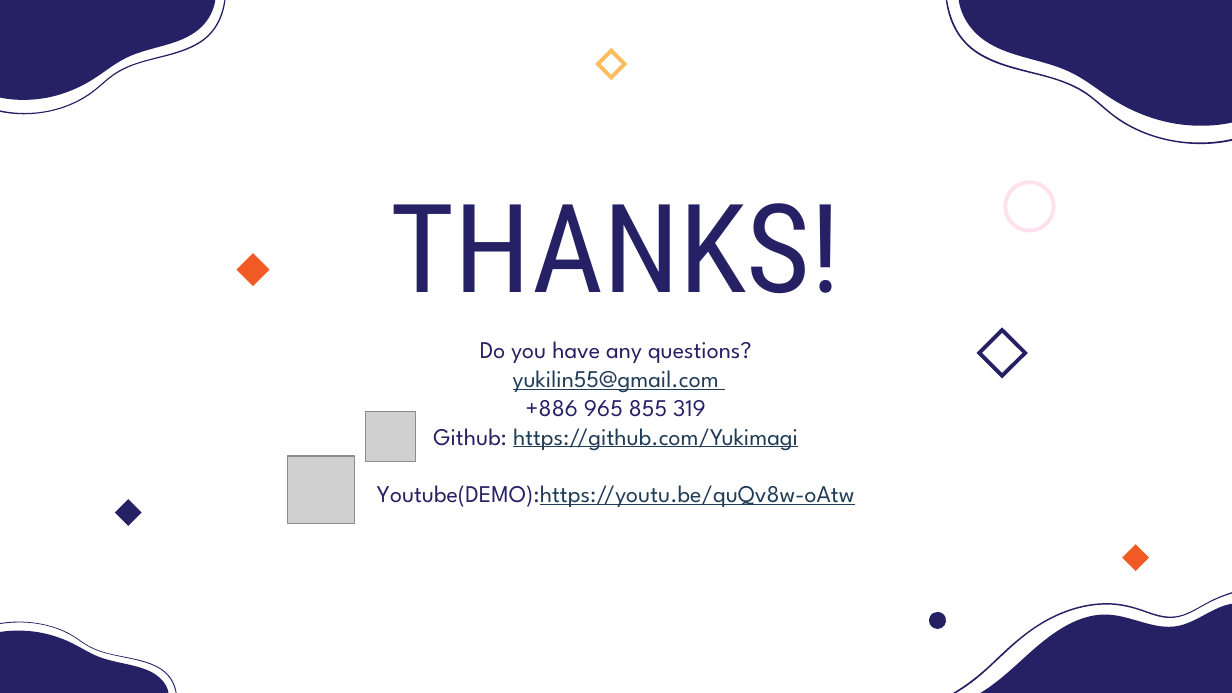
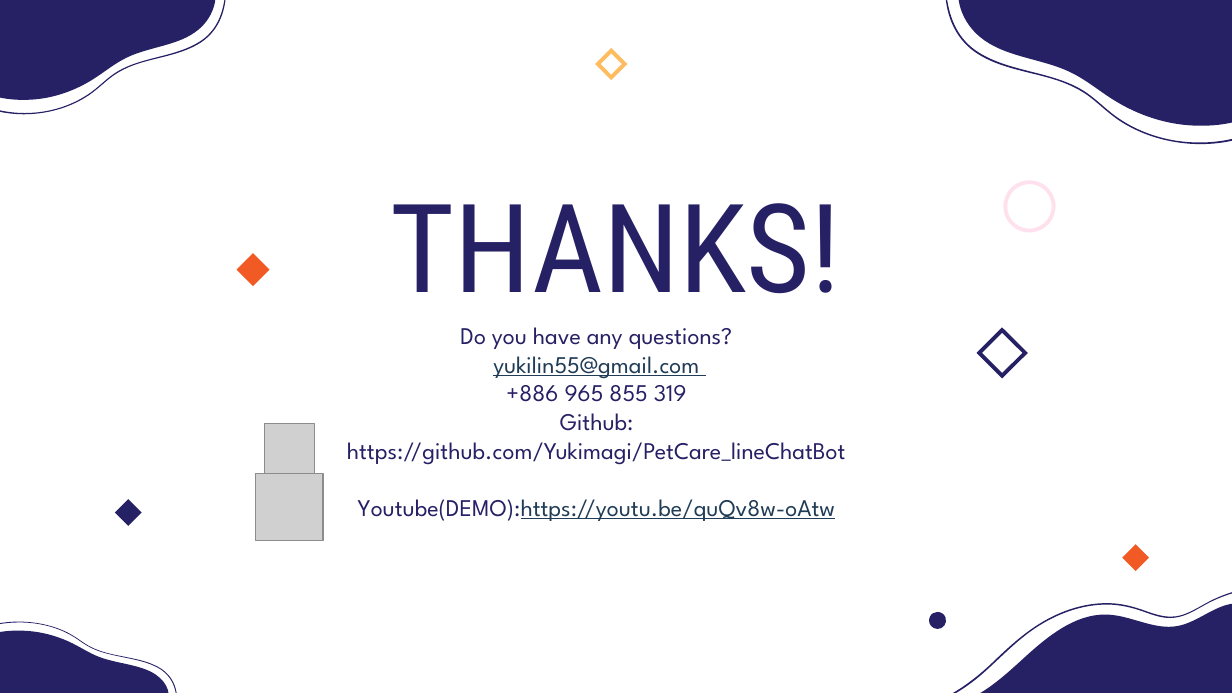
Before and after one commit to Yukimagi/PetCare_lineChatBot, a slide deck: slide 12 of PetCare.pptx. Drawn at 1232x693 pixels with LibreOffice and Linux fonts; fonts in the diff are those of the drawing; grey boxes stand for pictures. Boxes give left, top, right and bottom in pixels: in the first picture for what was removed or moved away, otherwise in the second. Text is boxed around its words. In the diff, an @@ line names an element or a change of style, - is before the commit and + after.

Commit message:
2023/08/27 update

```diff
--- a/PetCare.pptx
+++ b/PetCare.pptx
@@ text "Do you have any questions?": place and size @@
-text "Do you have any questions?" at [377, 341, 854, 507]
+text "Do you have any questions?" at [347, 327, 846, 521]
@@ text at [347, 413, 846, 465]: text changed; text colour #203C56 to #262065 @@
-Github: https://github.com/Yukimagi
+Github: https://github.com/Yukimagi/PetCare_lineChatBot
@@ picture: place and size @@
-picture at [366, 411, 416, 462]
+picture at [265, 424, 315, 474]
@@ picture: place and size @@
-picture at [287, 456, 355, 524]
+picture at [256, 474, 324, 542]
```
